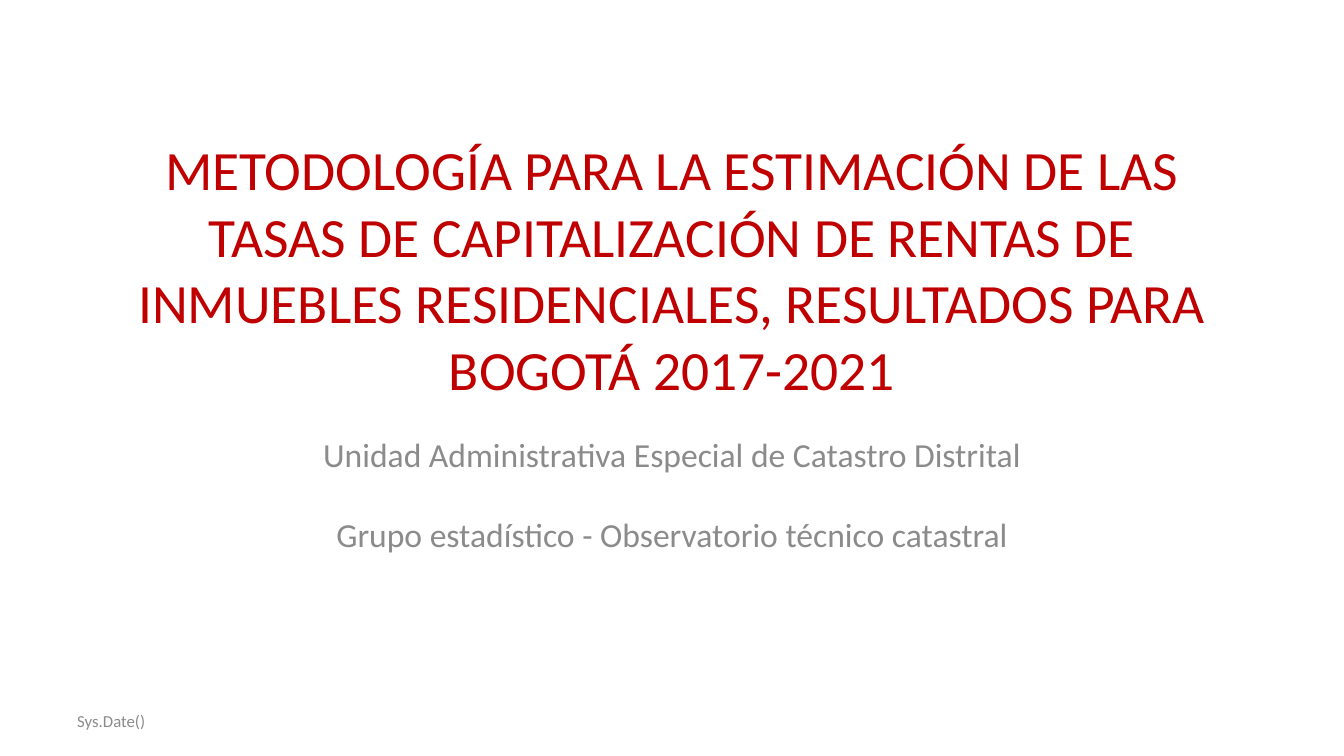
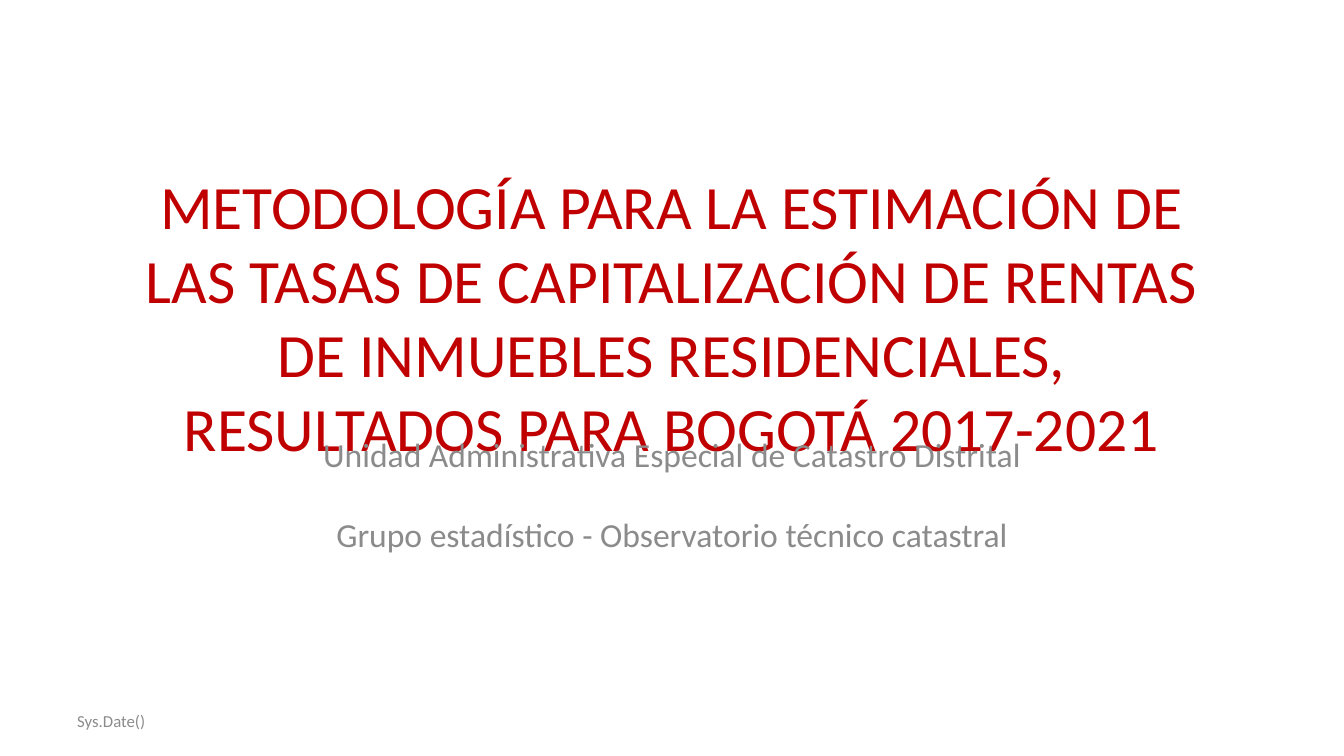
Before and after one commit to caavellanedag/210422_ESTUDIO_TASA_RENTA, a slide deck: slide 1 of reports/PRESENTACION_ESTUDIO_TASA_RENTA.pptx. Drawn at 1344x756 pixels with LibreOffice and Linux fonts; fonts in the diff are those of the drawing; background and template pictures are left out. Boxes give left, top, right and bottom in pixels: in the first picture for what was removed or moved away, otherwise in the second. Text is boxed around its words. In the diff, an @@ line names an element or a change of style, - is before the commit and + after.

```diff
--- a/reports/PRESENTACION_ESTUDIO_TASA_RENTA.pptx
+++ b/reports/PRESENTACION_ESTUDIO_TASA_RENTA.pptx
@@ title "METODOLOGÍA PARA LA ESTIMACIÓN DE ...": place and size @@
-title "METODOLOGÍA PARA LA ESTIMACIÓN DE ..." at box(138, 144, 1205, 391)
+title "METODOLOGÍA PARA LA ESTIMACIÓN DE ..." at box(146, 178, 1196, 466)
@@ title "METODOLOGÍA PARA LA ESTIMACIÓN DE ..." at box(146, 178, 1196, 466): size 39.6 to 44 pt @@
```
Also in this commit, not shown: 6 other slides changed, 9 other files.
